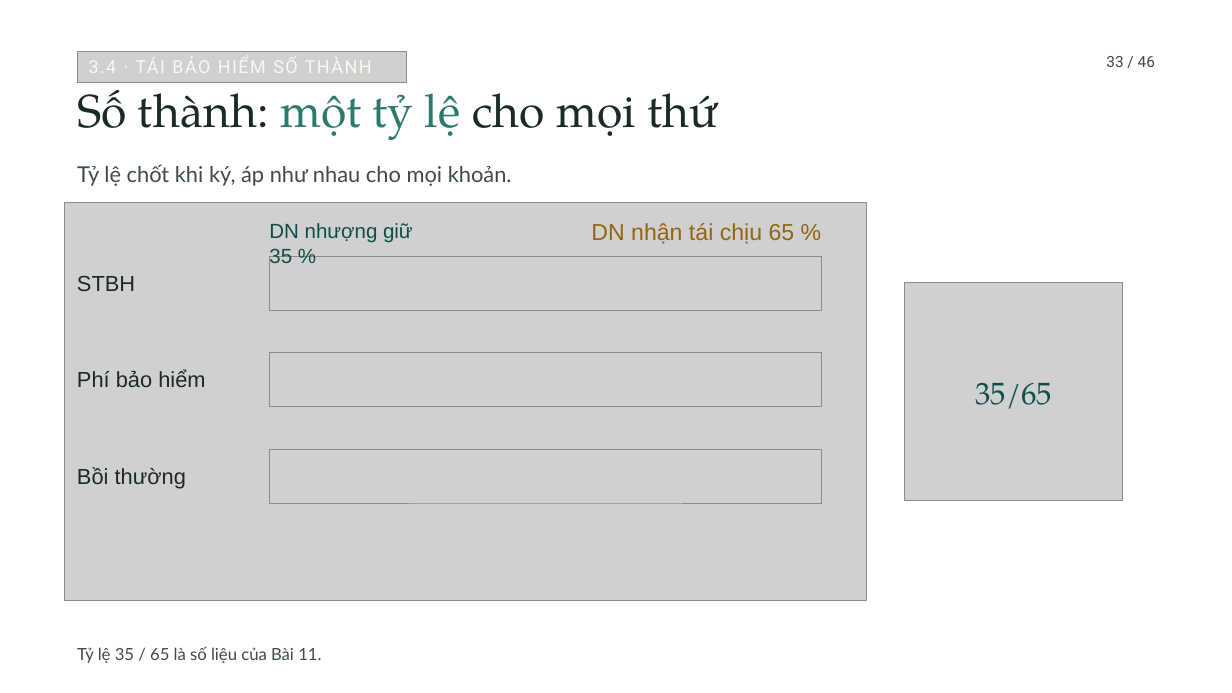
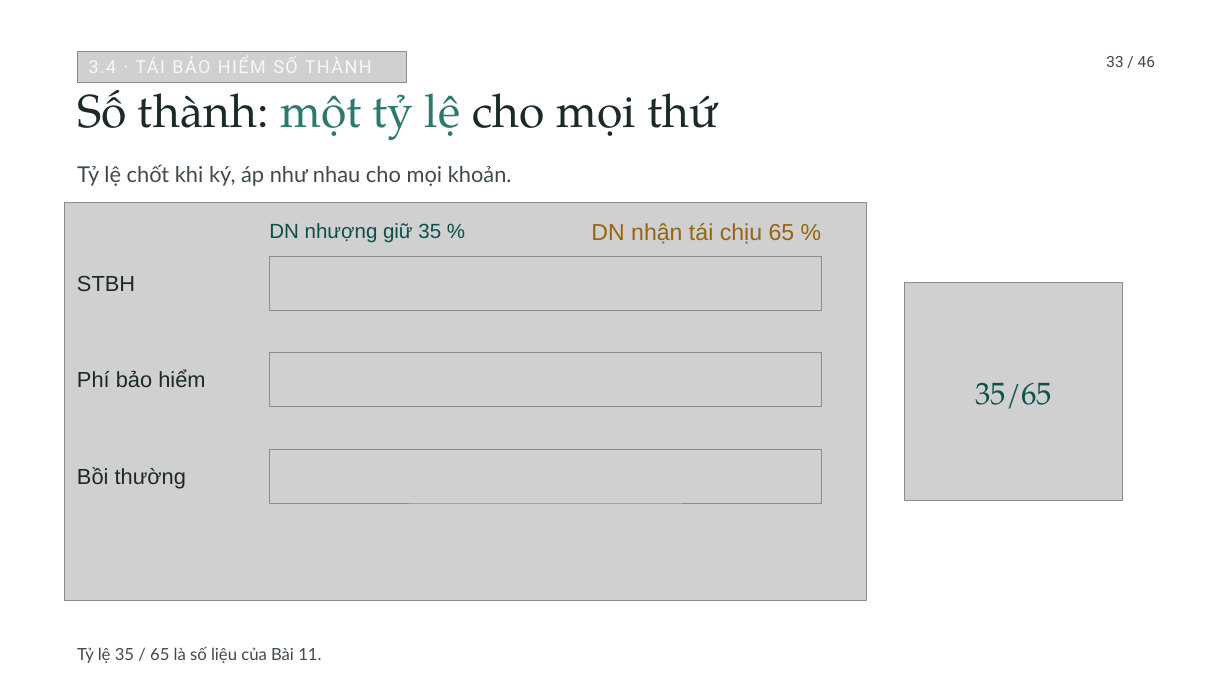
Before and after one commit to tranquanghaofake-dotcom/Law, a slide deck: slide 33 of docs/bai/ch3-bao-hiem-thuong-mai/bao-hiem-thuong-mai.pptx. Drawn at 1232x693 pixels with LibreOffice and Linux fonts; fonts in the diff are those of the drawing; grey boxes stand for pictures; background and template pictures are left out. Boxes give left, top, right and bottom in pixels: in the first picture for what was removed or moved away, otherwise in the second. Text is boxed around its words. In the diff, an @@ line names an element or a change of style, - is before the commit and + after.

```diff
--- a/docs/bai/ch3-bao-hiem-thuong-mai/bao-hiem-thuong-mai.pptx
+++ b/docs/bai/ch3-bao-hiem-thuong-mai/bao-hiem-thuong-mai.pptx
@@ text at bbox=[269, 223, 441, 243]: text changed @@
-DN nhượng giữ
-35 %
+DN nhượng giữ 35 %
```
Also in this commit, not shown: 2 other slides changed, 3 other files.
